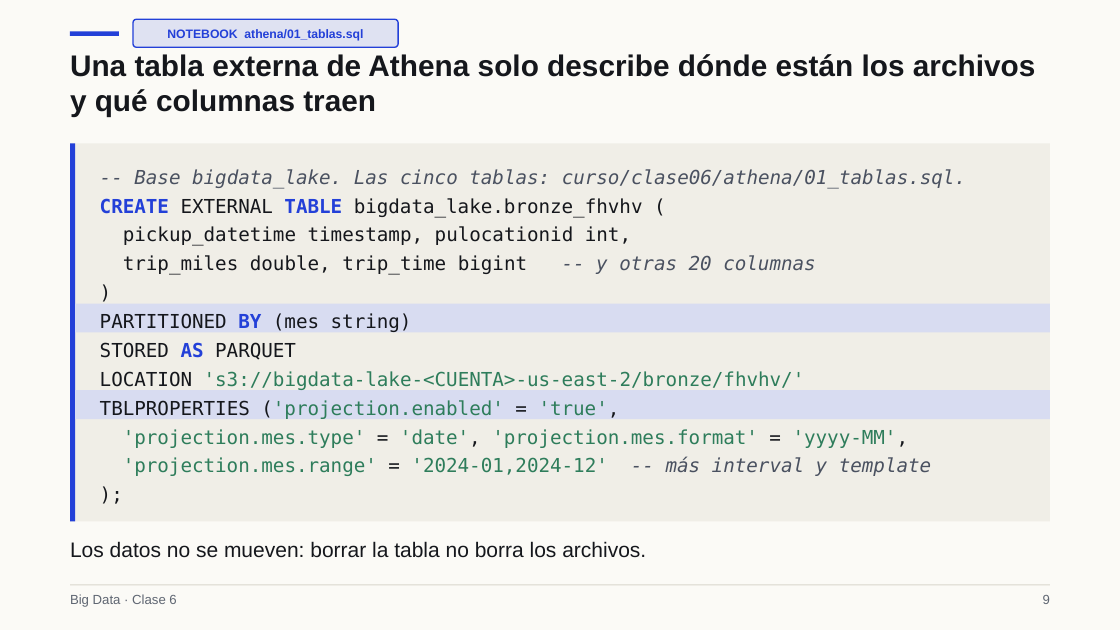
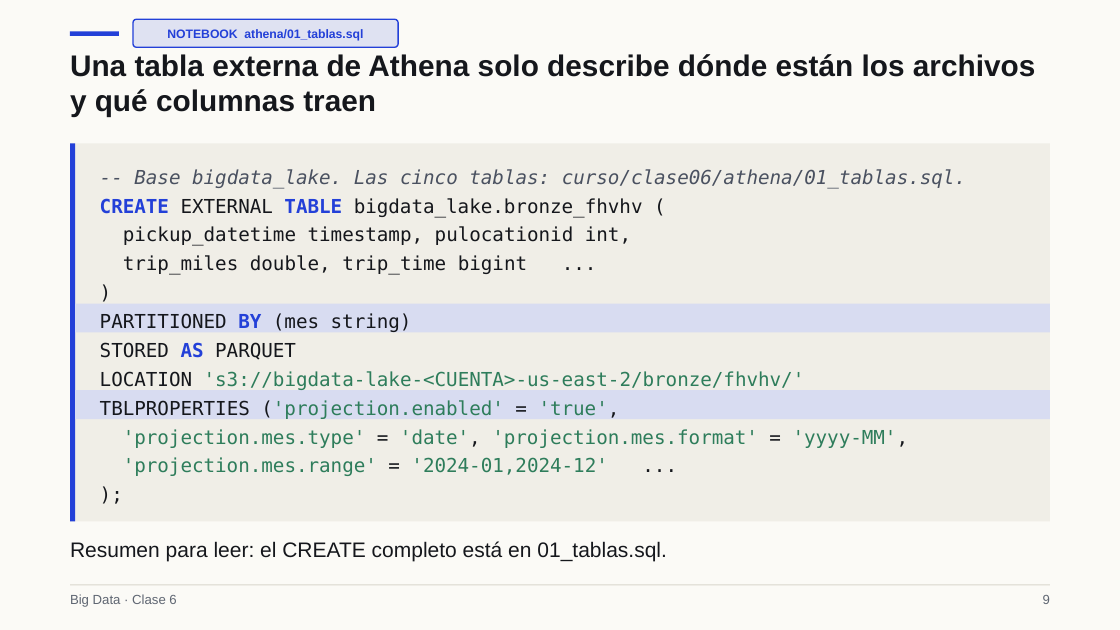
Before and after one commit to Apaezc/bigdata-udem-2026, a slide deck: slide 9 of curso/clase06/deck/slides.pptx. Drawn at 1120x630 pixels with LibreOffice and Linux fonts; fonts in the diff are those of the drawing. Boxes give left, top, right and bottom in pixels: in the first picture for what was removed or moved away, otherwise in the second. Text is boxed around its words. In the diff, an @@ line names an element or a change of style, - is before the commit and + after.

```diff
--- a/curso/clase06/deck/slides.pptx
+++ b/curso/clase06/deck/slides.pptx
@@ text at bbox=[123, 255, 527, 275]: text changed @@
-trip_miles double, trip_time bigint -- y otras 20 columnas
+trip_miles double, trip_time bigint ...
@@ text at bbox=[123, 457, 607, 476]: text changed @@
-'projection.mes.range' = '2024-01,2024-12' -- más interval y template
+'projection.mes.range' = '2024-01,2024-12' ...
@@ text at bbox=[70, 541, 667, 562]: text changed @@
-Los datos no se mueven: borrar la tabla no borra los archivos.
+Resumen para leer: el CREATE completo está en 01_tablas.sql.
```
Also in this commit, not shown: 8 other slides changed, 4 other files.
